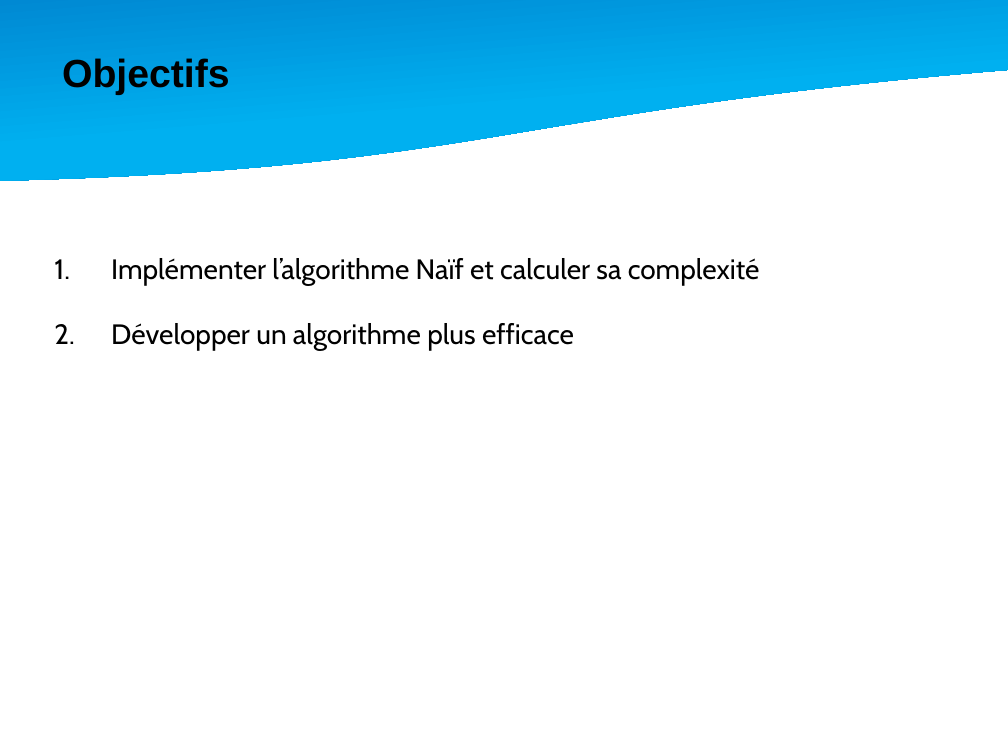
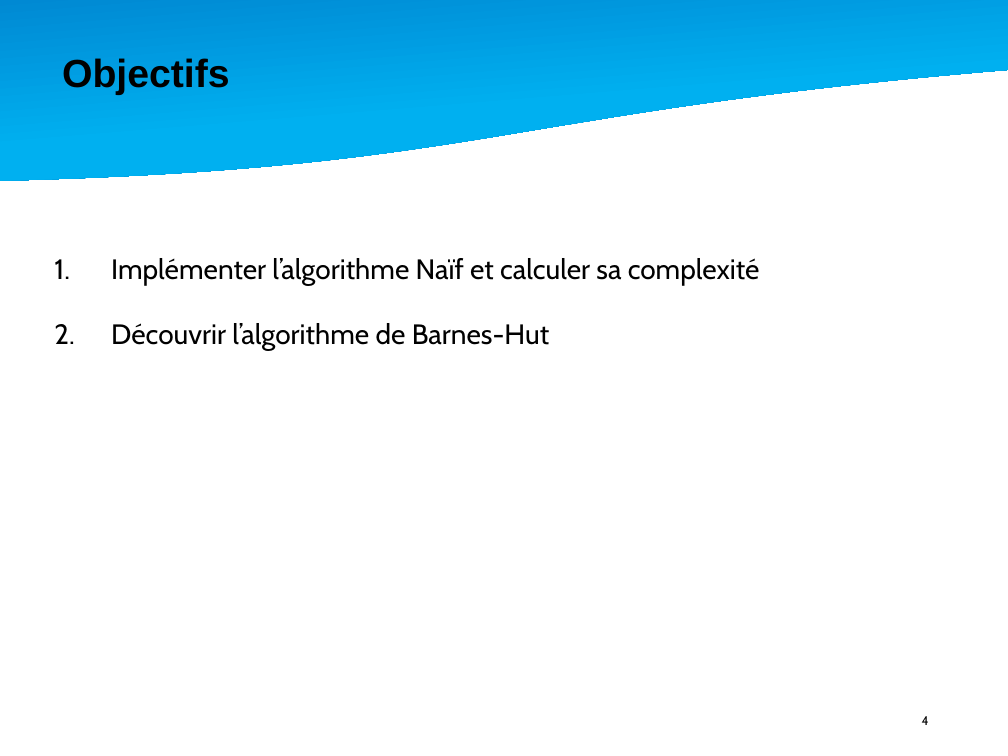
Before and after one commit to rfaucon2/TIPI_Spe, a slide deck: slide 4 of Diapo/TIPE-Spe.pptx. Drawn at 1008x756 pixels with LibreOffice and Linux fonts; fonts in the diff are those of the drawing. Boxes give left, top, right and bottom in pixels: in the first picture for what was removed or moved away, otherwise in the second. Text is boxed around its words. In the diff, an @@ line names an element or a change of style, - is before the commit and + after.

```diff
--- a/Diapo/TIPE-Spe.pptx
+++ b/Diapo/TIPE-Spe.pptx
@@ text at <box>111,323,549,350</box>: text changed @@
-2. Développer un algorithme plus efficace
+2. Découvrir l’algorithme de Barnes-Hut
@@ page number added at <box>922,716,929,725</box>, 9 pt, text #000000 @@
+4
```
Also in this commit, not shown: 20 other slides changed, 1 slide added, 1 slide removed, 4 other files.
